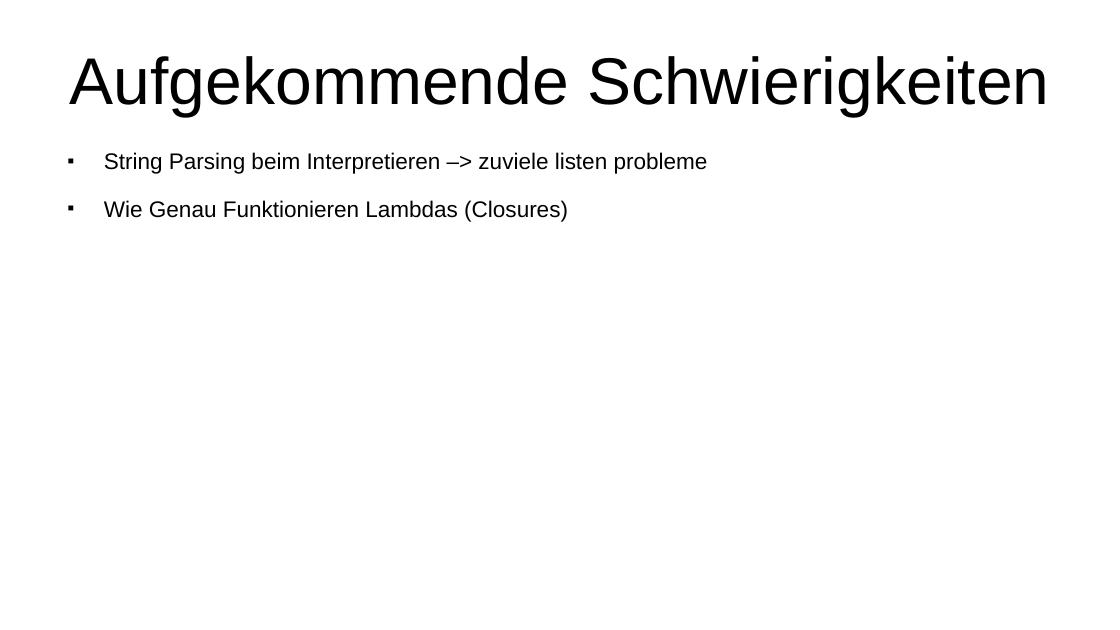
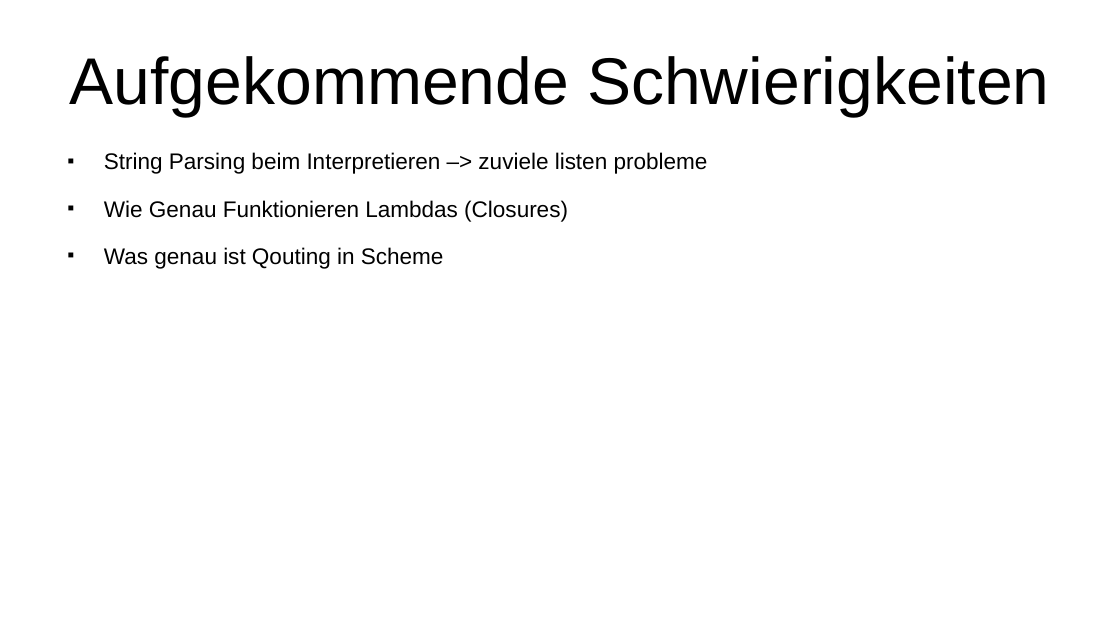
Before and after one commit to Iquiji/little-schemer-talk, a slide deck: slide 12 of Talk Engineering Day 2-6-2022.odp (slide 10 before the commit). Drawn at 1120x630 pixels with LibreOffice and Linux fonts; fonts in the diff are those of the drawing. Boxes give left, top, right and bottom in pixels: in the first picture for what was removed or moved away, otherwise in the second. Text is boxed around its words. In the diff, an @@ line names an element or a change of style, - is before the commit and + after.

```diff
--- a/Talk Engineering Day 2-6-2022.odp
+++ b/Talk Engineering Day 2-6-2022.odp
@@ text at [104, 247, 444, 269]: paragraph added @@
+■ Was genau ist Qouting in Scheme
```
Also in this commit, not shown: 1 other slide changed, 4 slides added.
